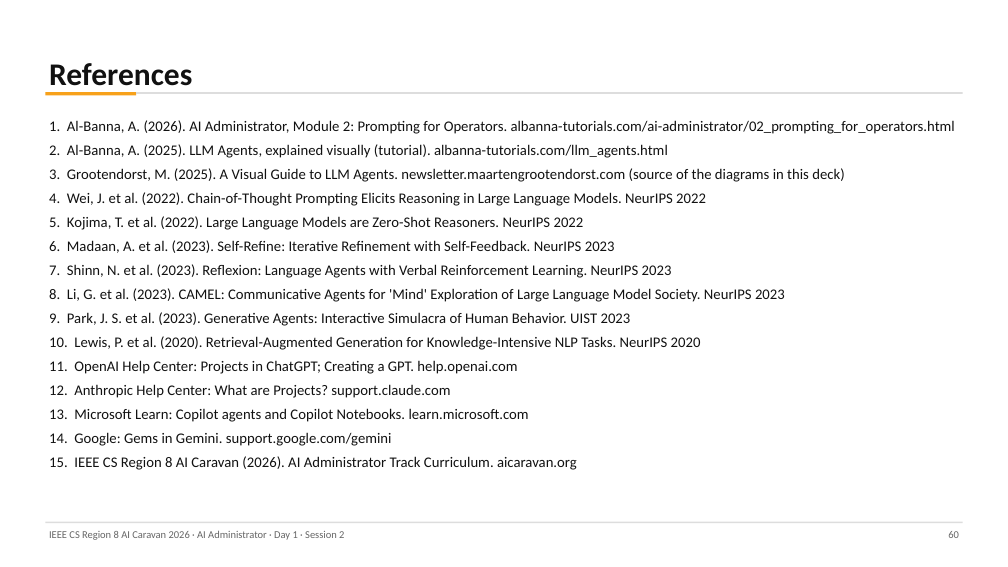
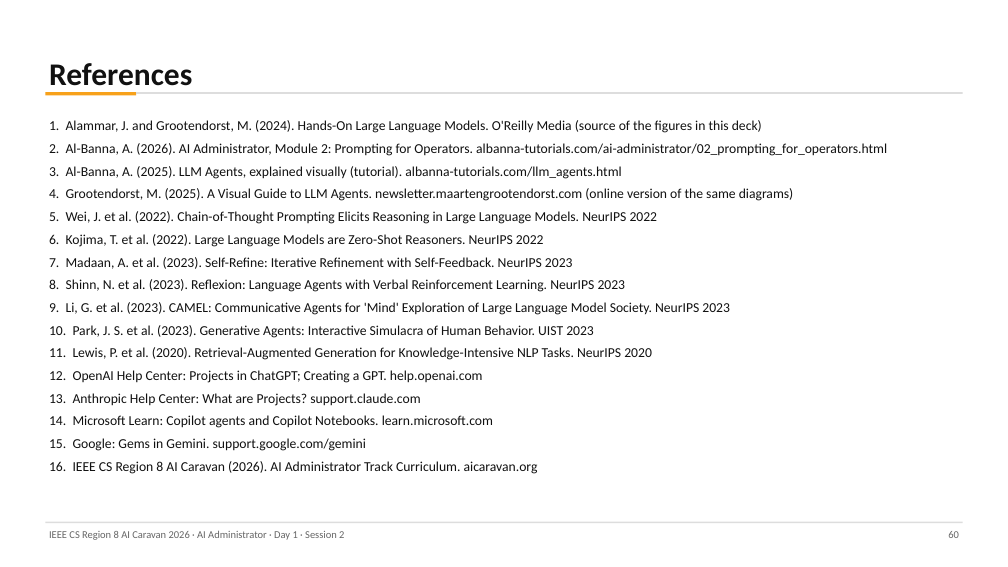
Before and after one commit to abedbanna/snippet-vault, a slide deck: slide 60 of instructor/ai-administrator/out/day1/Day1_S2_Prompting_for_Operators.pptx. Drawn at 1008x567 pixels with LibreOffice and Linux fonts; fonts in the diff are those of the drawing. Boxes give left, top, right and bottom in pixels: in the first picture for what was removed or moved away, otherwise in the second. Text is boxed around its words. In the diff, an @@ line names an element or a change of style, - is before the commit and + after.

```diff
--- a/instructor/ai-administrator/out/day1/Day1_S2_Prompting_for_Operators.pptx
+++ b/instructor/ai-administrator/out/day1/Day1_S2_Prompting_for_Operators.pptx
@@ text at box(49, 120, 887, 474): text changed; size 14 to 13 pt @@
-1. Al-Banna, A. (2026). AI Administrator, Module 2: Prompting for Operators. albanna-tutorials.com/ai-administrator/02_prompting_for_operators.html
-2. Al-Banna, A. (2025). LLM Agents, explained visually (tutorial). albanna-tutorials.com/llm_agents.html
-3. Grootendorst, M. (2025). A Visual Guide to LLM Agents. newsletter.maartengrootendorst.com (source of the diagrams in this deck)
-4. Wei, J. et al. (2022). Chain-of-Thought Prompting Elicits Reasoning in Large Language Models. NeurIPS 2022
-5. Kojima, T. et al. (2022). Large Language Models are Zero-Shot Reasoners. NeurIPS 2022
-6. Madaan, A. et al. (2023). Self-Refine: Iterative Refinement with Self-Feedback. NeurIPS 2023
-7. Shinn, N. et al. (2023). Reflexion: Language Agents with Verbal Reinforcement Learning. NeurIPS 2023
-8. Li, G. et al. (2023). CAMEL: Communicative Agents for 'Mind' Exploration of Large Language Model Society. NeurIPS 2023
-9. Park, J. S. et al. (2023). Generative Agents: Interactive Simulacra of Human Behavior. UIST 2023
-10. Lewis, P. et al. (2020). Retrieval-Augmented Generation for Knowledge-Intensive NLP Tasks. NeurIPS 2020
-11. OpenAI Help Center: Projects in ChatGPT; Creating a GPT. help.openai.com
-12. Anthropic Help Center: What are Projects? support.claude.com
-13. Microsoft Learn: Copilot agents and Copilot Notebooks. learn.microsoft.com
-14. Google: Gems in Gemini. support.google.com/gemini
-15. IEEE CS Region 8 AI Caravan (2026). AI Administrator Track Curriculum. aicaravan.org
+1. Alammar, J. and Grootendorst, M. (2024). Hands-On Large Language Models. O'Reilly Media (source of the figures in this deck)
+2. Al-Banna, A. (2026). AI Administrator, Module 2: Prompting for Operators. albanna-tutorials.com/ai-administrator/02_prompting_for_operators.html
+3. Al-Banna, A. (2025). LLM Agents, explained visually (tutorial). albanna-tutorials.com/llm_agents.html
+4. Grootendorst, M. (2025). A Visual Guide to LLM Agents. newsletter.maartengrootendorst.com (online version of the same diagrams)
+5. Wei, J. et al. (2022). Chain-of-Thought Prompting Elicits Reasoning in Large Language Models. NeurIPS 2022
+6. Kojima, T. et al. (2022). Large Language Models are Zero-Shot Reasoners. NeurIPS 2022
+7. Madaan, A. et al. (2023). Self-Refine: Iterative Refinement with Self-Feedback. NeurIPS 2023
+8. Shinn, N. et al. (2023). Reflexion: Language Agents with Verbal Reinforcement Learning. NeurIPS 2023
+9. Li, G. et al. (2023). CAMEL: Communicative Agents for 'Mind' Exploration of Large Language Model Society. NeurIPS 2023
+10. Park, J. S. et al. (2023). Generative Agents: Interactive Simulacra of Human Behavior. UIST 2023
+11. Lewis, P. et al. (2020). Retrieval-Augmented Generation for Knowledge-Intensive NLP Tasks. NeurIPS 2020
+12. OpenAI Help Center: Projects in ChatGPT; Creating a GPT. help.openai.com
+13. Anthropic Help Center: What are Projects? support.claude.com
+14. Microsoft Learn: Copilot agents and Copilot Notebooks. learn.microsoft.com
+15. Google: Gems in Gemini. support.google.com/gemini
+16. IEEE CS Region 8 AI Caravan (2026). AI Administrator Track Curriculum. aicaravan.org
```
Also in this commit, not shown: 16 other slides changed, 9 other files.
